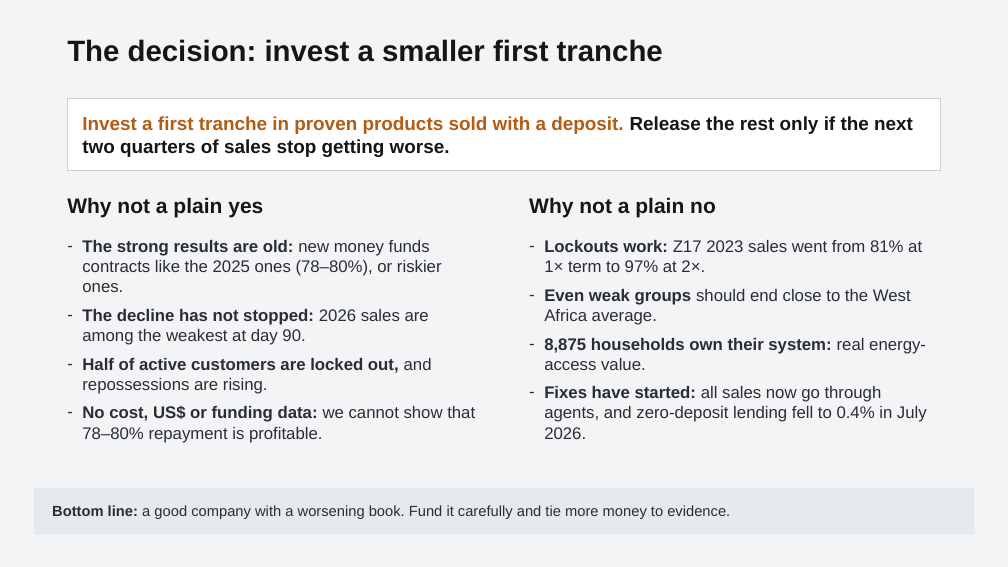
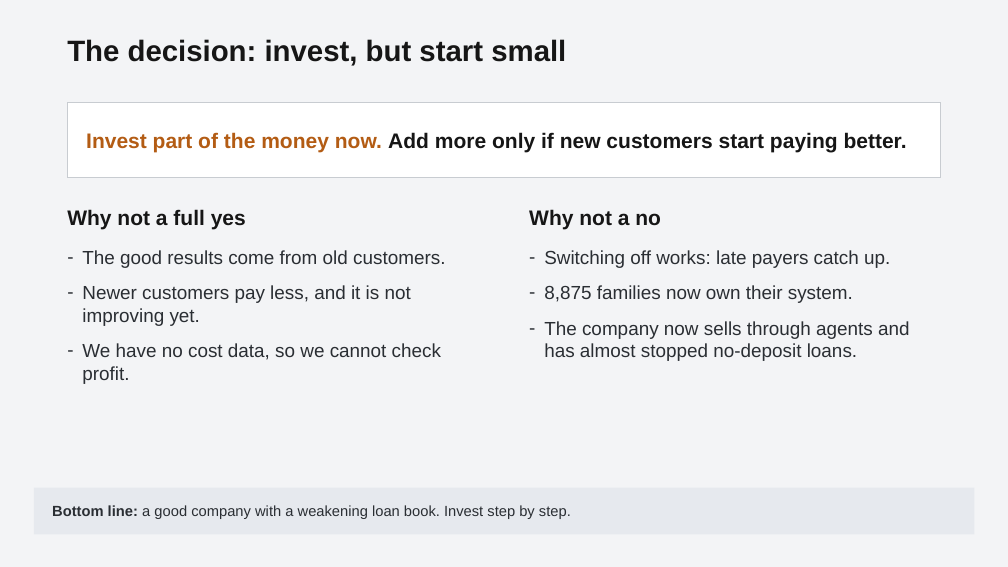
Before and after one commit to chilalaabubakar/EDA, a slide deck: slide 9 of case_study_5_paygo/Case_5_-_Decision_Briefing.pptx. Drawn at 1008x567 pixels with LibreOffice and Linux fonts; fonts in the diff are those of the drawing. Boxes give left, top, right and bottom in pixels: in the first picture for what was removed or moved away, otherwise in the second. Text is boxed around its words. In the diff, an @@ line names an element or a change of style, - is before the commit and + after.

```diff
--- a/case_study_5_paygo/Case_5_-_Decision_Briefing.pptx
+++ b/case_study_5_paygo/Case_5_-_Decision_Briefing.pptx
@@ text at (67,39,566,66): text changed @@
-The decision: invest a smaller first tranche
+The decision: invest, but start small
@@ rectangle: place and size @@
-rectangle at (67,98,941,170)
+rectangle at (67,102,941,178)
@@ text at (86,132,907,152): text changed; size 18 to 20 pt @@
-Invest a first tranche in proven products sold with a deposit. Release the rest only if the next two quarters of sales stop getting worse.
+Invest part of the money now. Add more only if new customers start paying better.
@@ text at (67,209,246,229): text changed @@
-Why not a plain yes
+Why not a full yes
@@ text at (529,209,661,229): text changed @@
-Why not a plain no
+Why not a no
@@ text at (82,250,445,384): text changed; size 16 to 18 pt @@
-– The strong results are old: new money funds contracts like the 2025 ones (78–80%), or riskier ones.
-– The decline has not stopped: 2026 sales are among the weakest at day 90.
-– Half of active customers are locked out, and repossessions are rising.
-– No cost, US$ or funding data: we cannot show that 78–80% repayment is profitable.
+– The good results come from old customers.
+– Newer customers pay less, and it is not improving yet.
+– We have no cost data, so we cannot check profit.
@@ text at (544,250,910,361): text changed; size 16 to 18 pt @@
-– Lockouts work: Z17 2023 sales went from 81% at 1× term to 97% at 2×.
-– Even weak groups should end close to the West Africa average.
-– 8,875 households own their system: real energy-access value.
-– Fixes have started: all sales now go through agents, and zero-deposit lending fell to 0.4% in July 2026.
+– Switching off works: late payers catch up.
+– 8,875 families now own their system.
+– The company now sells through agents and has almost stopped no-deposit loans.
@@ text at (52,505,571,519): text changed @@
-Bottom line: a good company with a worsening book. Fund it carefully and tie more money to evidence.
+Bottom line: a good company with a weakening loan book. Invest step by step.
```
Also in this commit, not shown: 8 other slides changed.
